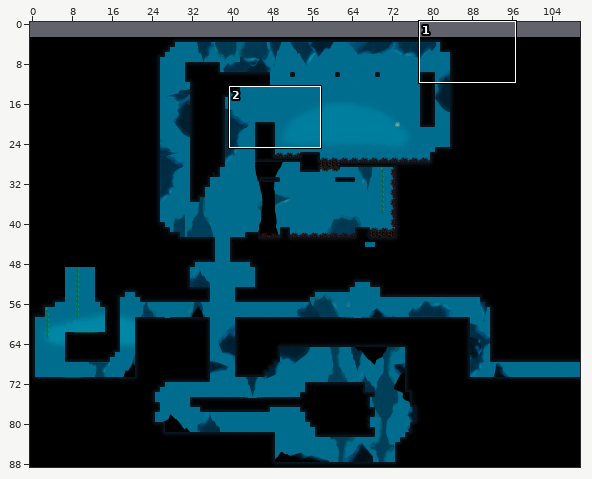
Level history. Tiled map: Output/Assets/Maps/Map12.tmx. The first picture is a wide view before the edit; the outline marks the close-up.
Close-up. Old version:
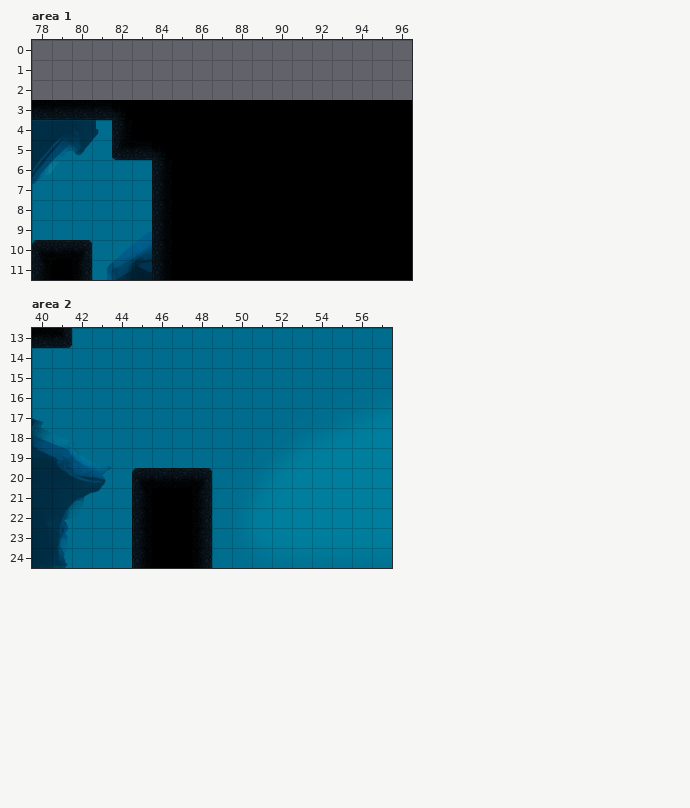
Cells are 64x64 px. Shown: area 1 x 78..96, y 0..11; area 2 x 40..57, y 13..24. The commit also changed other parts of the map, which this record leaves out. The old version is drawn lined up with the new one.
The result:
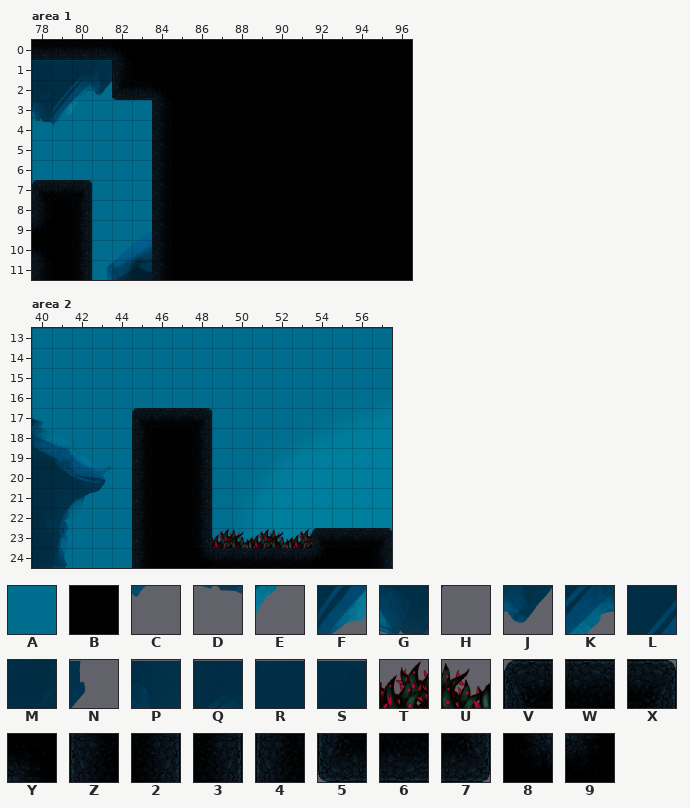
Key: from "Fondo_cueva": A 0; from "piedras_columnas0": B 1; from "rocas3": C 75 turned 180, D 76 turned 180, E 104 turned 180, F 105 turned 180, G 106 turned 180, H 132 turned 180, J 133 turned 180, K 134 turned 180, L 135 turned 180, M 136 turned 180, N 162 turned 180, P 163 turned 180, Q 164 turned 180, R 165 turned 180, S 166 turned 180; from "spike3": T 0, U 1; from "tiles_cave": V 0, W 1, X 2, Y 5, Z 10, 2 12, 3 13, 4 15, 5 20, 6 21, 7 22, 8 23, 9 25.
_ is an empty cell.
Edits made:
map size 110x86 -> 110x89 cells (old content now starts at 0,3; both pictures use the new coordinates)
Layer "Background", area 1:
The edit adds tile A in row 1 at x 78 to 81; in row 2 at x 80 to 82.
Layer "Layer_2", area 1:
Tile Q gives way to tile C in row 4 at x 79.
Tile R gives way to tile D in row 4 at x 78.
The edit adds tile E in row 3 at x 80.
The edit adds tile F in row 3 at x 79.
The edit adds tile G in row 3 at x 78.
The edit adds tile H in row 2 at x 82.
The edit adds tile J in row 2 at x 81.
The edit adds tile K in row 2 at x 80.
The edit adds tile L in row 2 at x 79.
The edit adds tile M in row 2 at x 78.
The edit adds tile P in row 1 at x 81.
The edit adds tile Q in row 1 at x 80.
The edit adds tile R in row 1 at x 79.
The edit adds tile S in row 1 at x 78.
Tile C is removed in row 7 at x 78.
Tile F is removed in row 6 at x 78.
Tile J is removed in row 5 at x 80.
Tile K is removed in row 5 at x 79.
Tile L is removed in row 5 at x 78.
Tile N is removed in row 4 at x 81.
Tile P is removed in row 4 at x 80.
Layer "Platforms", area 1:
Tile X gives way to tile 2 in row 10 at x 80.
The edit adds tile 2 in rows 8 to 9 at x 80.
Tile B gives way to tile 4 in rows 3 to 4 at x 84.
Tile Y gives way to tile 4 in row 5 at x 84.
The edit adds tile 5 in row 2 at x 82.
The edit adds tile 6 in row 0 at x 78 to 81; in row 2 at x 83.
The edit adds tile 9 in row 9 at x 78.
Tile W gives way to tile B in row 10 at x 79.
The edit adds tile B in rows 0 to 1 at x 83 to 96; in row 2 at x 85 to 96; in rows 8 to 9 at x 79.
The edit adds tile V in row 7 at x 78.
The edit adds tile W in row 7 at x 79.
The edit adds tile X in row 7 at x 80.
Tile V gives way to tile Y in row 10 at x 78.
The edit adds tile Y in row 0 at x 82; in row 2 at x 84.
The edit adds tile Z in row 1 at x 82; in row 8 at x 78.
Tile 4 is removed in row 4 at x 82.
Tile 5 is removed in row 5 at x 82.
Tile 6 is removed in row 3 at x 78 to 81; in row 5 at x 83.
Tile B is removed in rows 3 to 4 at x 83.
Tile Y is removed in row 3 at x 82.
Layer "Platforms", area 2:
Tile X gives way to tile 2 in row 20 at x 48.
The edit adds tile 2 in rows 18 to 19 at x 48.
The edit adds tile 3 in row 24 at x 57.
Tile 2 gives way to tile 8 in row 24 at x 48.
The edit adds tile 9 in row 24 at x 54.
Tile W gives way to tile B in row 20 at x 46 to 47.
The edit adds tile B in rows 18 to 19 at x 46 to 47; in row 24 at x 55 to 56.
The edit adds tile T in row 23 at x 49, 51 and 53.
The edit adds tile U in row 23 at x 50 and 52.
The edit adds tile V in row 17 at x 45; in row 23 at x 54.
The edit adds tile W in row 17 at x 46 to 47; in row 23 at x 55 to 56; in row 24 at x 49 to 53.
The edit adds tile X in row 17 at x 48; in row 23 at x 57.
Tile V gives way to tile Z in row 20 at x 45.
The edit adds tile Z in rows 18 to 19 at x 45.
Tile 6 is removed in row 13 at x 40.
Tile 7 is removed in row 13 at x 41.
Changed places in both close-ups, as pixel boxes (x1, y1, x2, y2):
changed: (32, 40, 412, 260)
removed: (32, 328, 72, 348)
changed: (132, 408, 212, 488)
changed: (193, 528, 392, 568)
